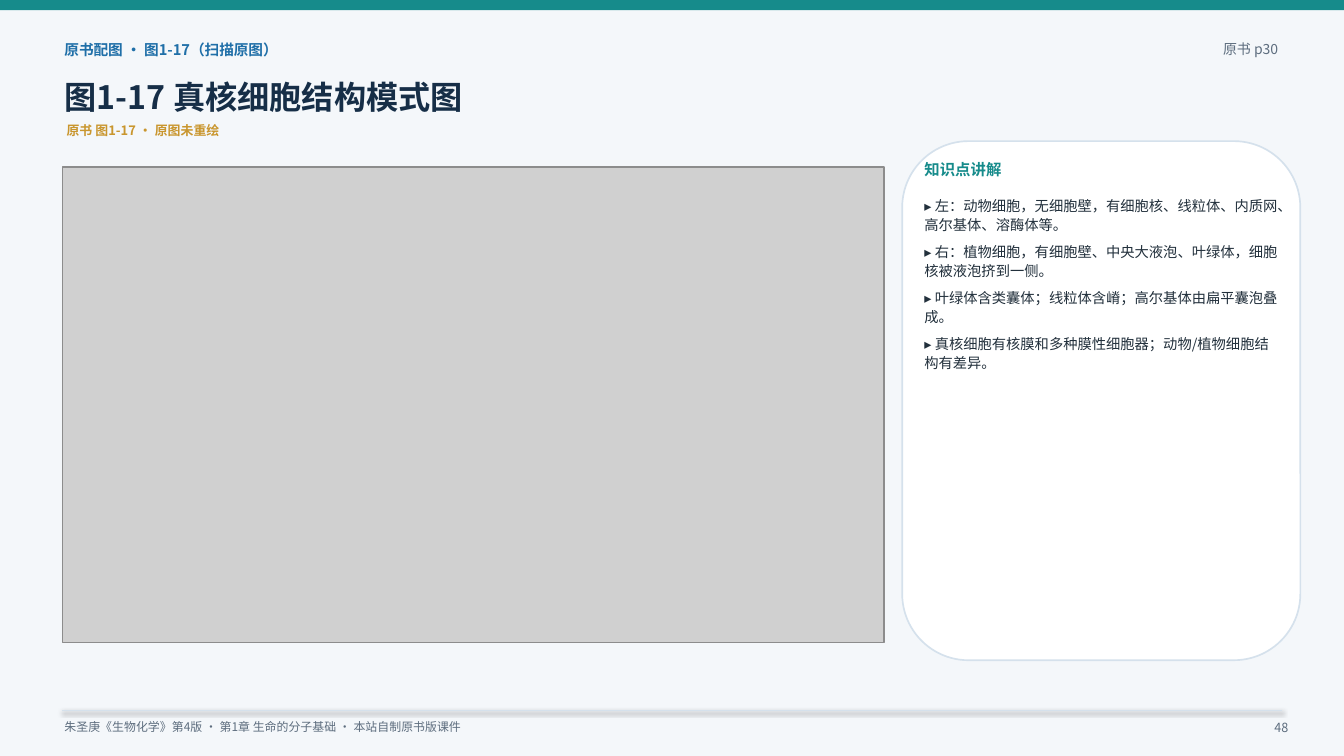
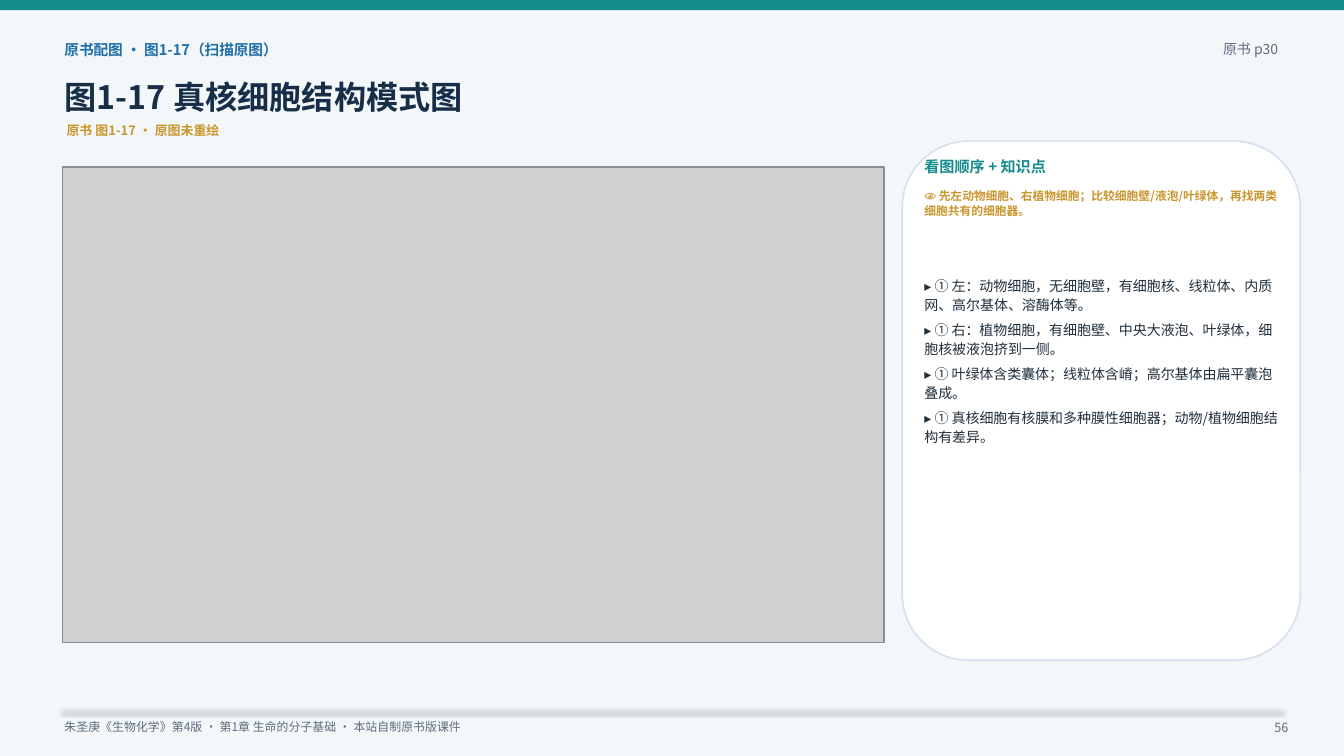
Before and after one commit to newkan-li/Biochemistry, a slide deck: slide 56 of downloads/bc01-original-style.pptx (slide 48 before the commit). Drawn at 1344x756 pixels with LibreOffice and Linux fonts; fonts in the diff are those of the drawing; grey boxes stand for pictures. Boxes give left, top, right and bottom in pixels: in the first picture for what was removed or moved away, otherwise in the second. Text is boxed around its words. In the diff, an @@ line names an element or a change of style, - is before the commit and + after.

```diff
--- a/downloads/bc01-original-style.pptx
+++ b/downloads/bc01-original-style.pptx
@@ text at (924, 157, 1046, 177): text changed; size 11 to 10.8 pt @@
-知识点讲解
+看图顺序 + 知识点
@@ text added at (924, 190, 1277, 216), 8.4 pt, text #C9962E, bold @@
+👁 先左动物细胞、右植物细胞；比较细胞壁/液泡/叶绿体，再找两类细胞共有的细胞器。
@@ text at (924, 279, 1278, 443): text changed; size 10.2 to 10 pt @@
-▸ 左：动物细胞，无细胞壁，有细胞核、线粒体、内质网、高尔基体、溶酶体等。
-▸ 右：植物细胞，有细胞壁、中央大液泡、叶绿体，细胞核被液泡挤到一侧。
-▸ 叶绿体含类囊体；线粒体含嵴；高尔基体由扁平囊泡叠成。
-▸ 真核细胞有核膜和多种膜性细胞器；动物/植物细胞结构有差异。
+▸ ① 左：动物细胞，无细胞壁，有细胞核、线粒体、内质网、高尔基体、溶酶体等。
+▸ ① 右：植物细胞，有细胞壁、中央大液泡、叶绿体，细胞核被液泡挤到一侧。
+▸ ① 叶绿体含类囊体；线粒体含嵴；高尔基体由扁平囊泡叠成。
+▸ ① 真核细胞有核膜和多种膜性细胞器；动物/植物细胞结构有差异。
@@ text at (1274, 722, 1288, 732): text changed @@
-48
+56
```
Also in this commit, not shown: 54 other slides changed, 12 slides added, 59 other files.
